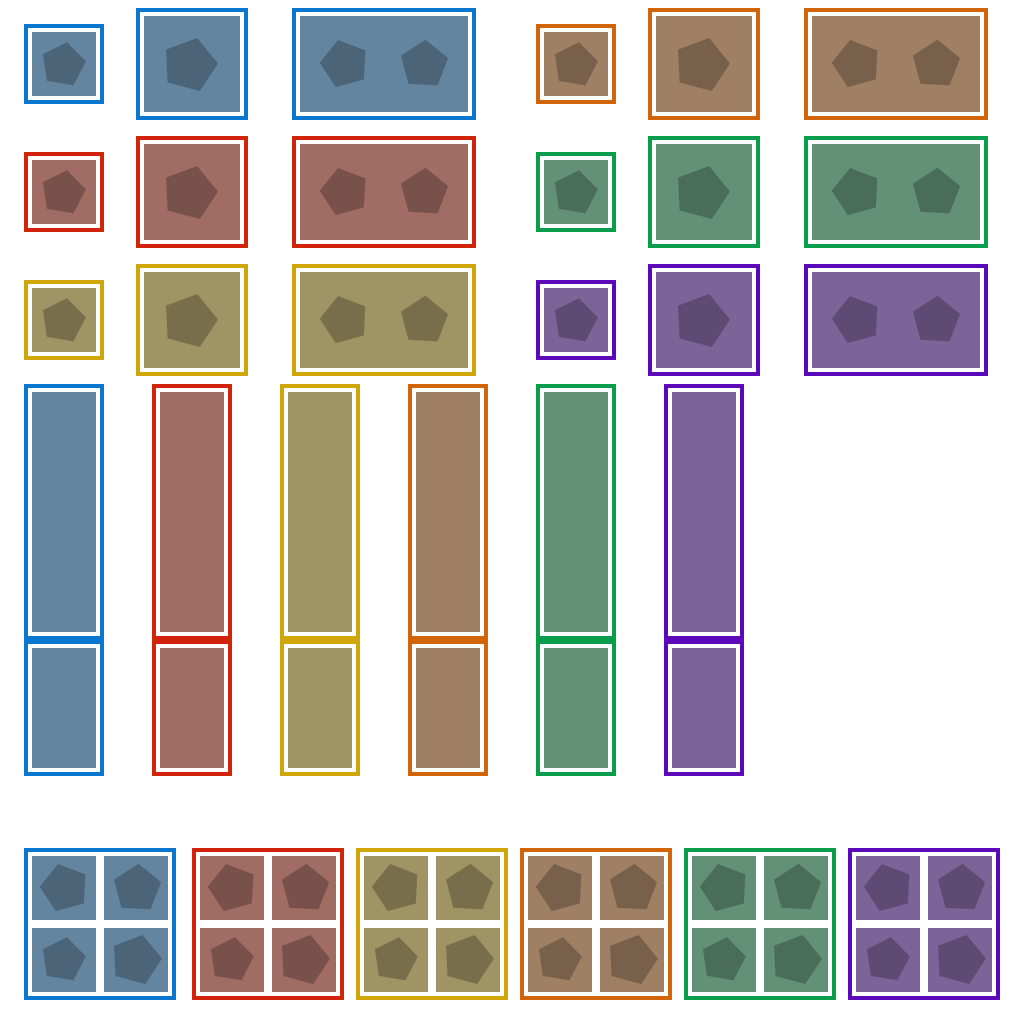
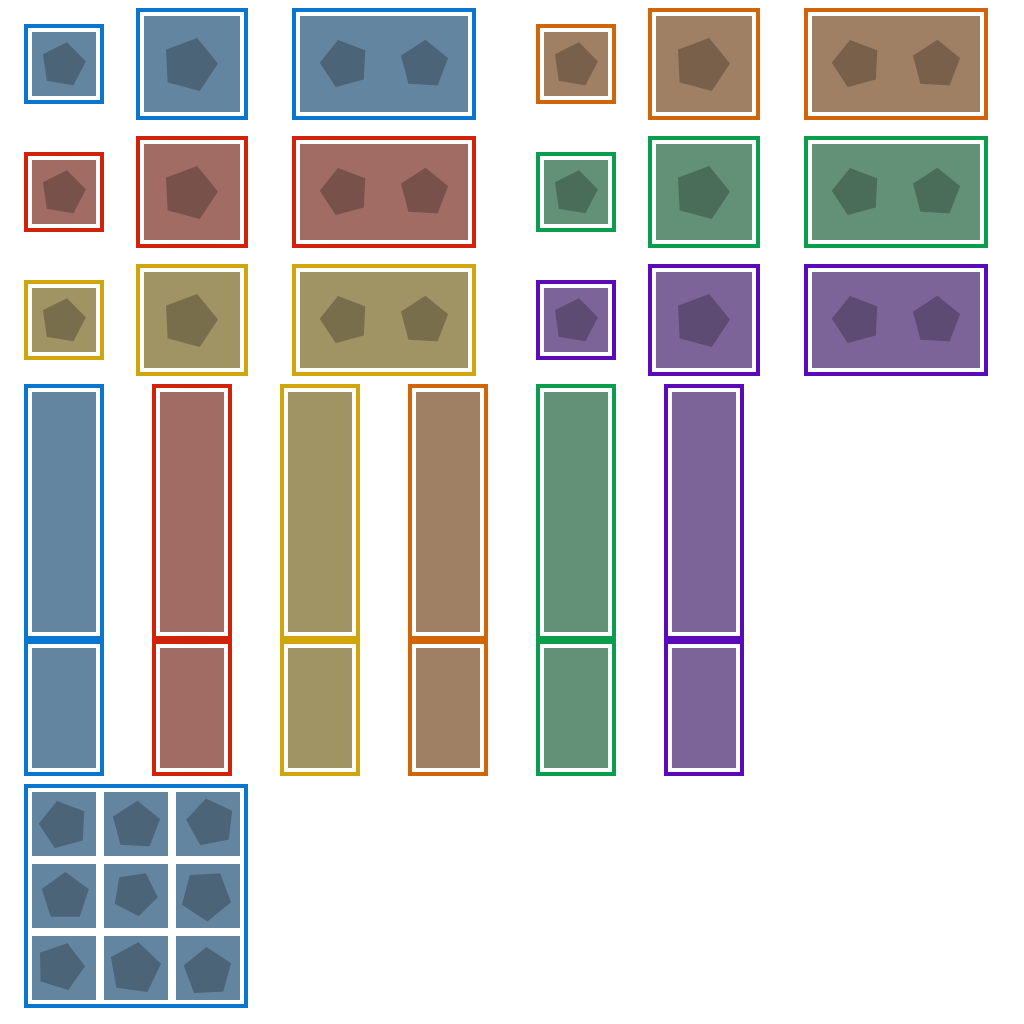
Layers edited between the first and the second 1024 × 1024 image:
painted on "Forme 20" over [38, 798, 986, 993]
renamed "Layer 0" to "Layer 1", painted on it over [24, 784, 1000, 1008]
